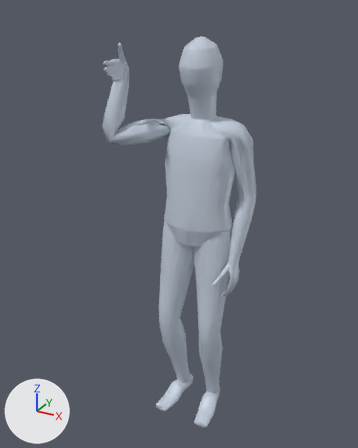
The glTF model app/assets/anims/Base/wave.glb, before and after one commit.
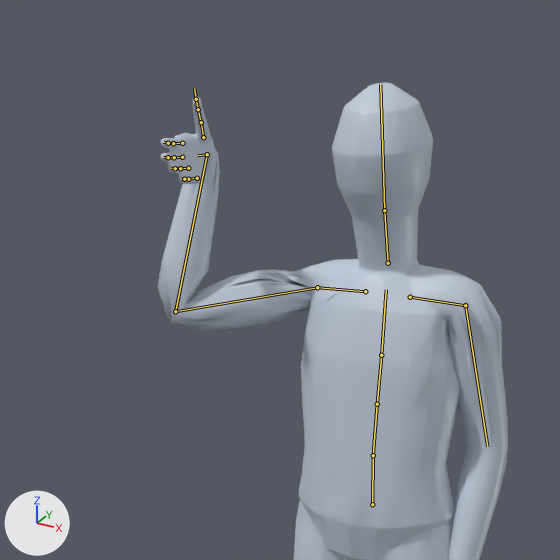
Old and new are each drawn whole from a camera (50 mm lens) standing at (0.901, -1.815, 1.889) and looking at (-0.081, -0.029, 0.996) and again close up on the part from 9% to 78% of the width and 0% to 55% of the height. Every picture has the same lights, and +X, +Y and +Z are marked at lower left. The first two pictures are the older version. Both versions are drawn at frame 13 of the action 'Animation'; the numbers are the values there. The bones that change, and the others that lie on the model, are drawn over the model as lines in the close-ups.

The first close-up shows 'Body_human_male'.
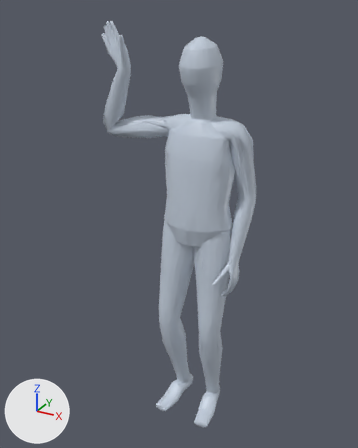
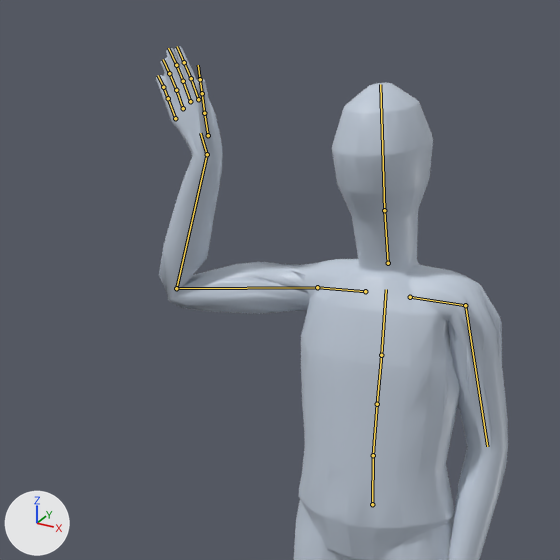
Boxes (x1, y1, x2, y2) around the edits, measured in the close-ups (560 x 560 px):
'Body_human_male', posed: before (157, 83, 508, 560); after (156, 46, 508, 560)
bone 'mixamorig:RightArm', root to tip: before (317, 287) to (175, 311); after (317, 287) to (176, 288)
bone 'mixamorig:RightHand', root to tip: before (207, 154) to (197, 155); after (207, 154) to (200, 133)

Patch to the scene script:
```diff
--- a/app/assets/anims/Base/wave.glb.py
+++ b/app/assets/anims/Base/wave.glb.py
@@ bone_mixamorig_rightarm @@
 bone_mixamorig_rightarm = bpy.data.objects['Armature'].pose.bones['mixamorig:RightArm']  # child of 'mixamorig:RightShoulder'
-bone_mixamorig_rightarm.rotation_quaternion = (0.614, -0.338, 0.668, 0.25)  # degrees (34, 98, 83)
+bone_mixamorig_rightarm.rotation_quaternion = (0.784, -0.123, 0.596, 0.125)  # degrees (-9, 75, 11)
@@ bone_mixamorig_righthand @@
 bone_mixamorig_righthand = bpy.data.objects['Armature'].pose.bones['mixamorig:RightHand']  # child of 'mixamorig:RightForeArm'
-bone_mixamorig_righthand.rotation_quaternion = (0.477, -0.15, 0.407, -0.764)  # degrees (-51, 9, -120)
+bone_mixamorig_righthand.rotation_quaternion = (0.893, 0.184, -0.191, -0.364)  # degrees (29, -12, -47)
```
